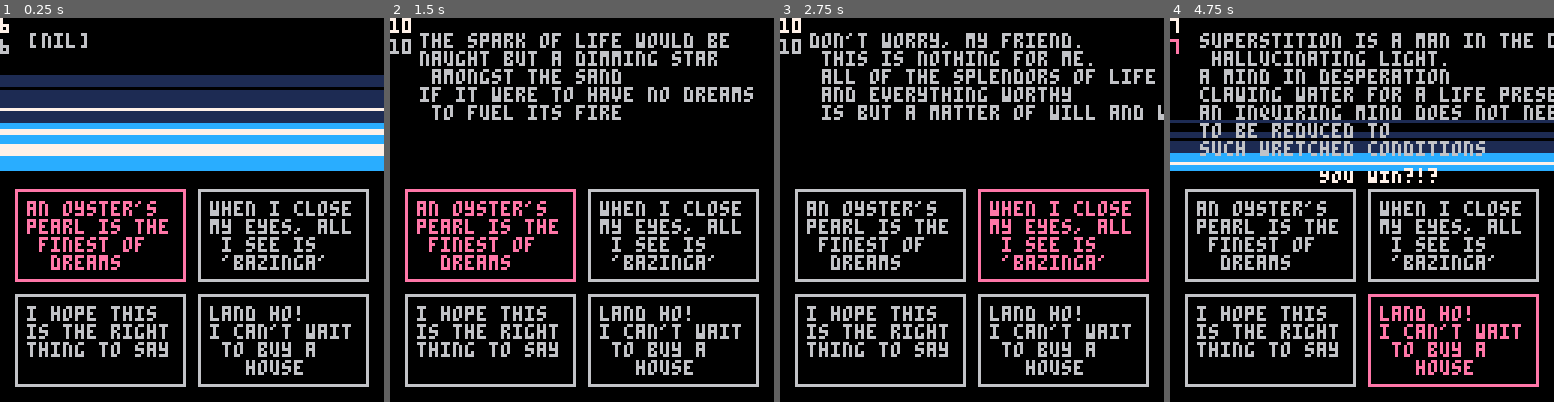
Above: before the commit, frames 1-4 (left to right).
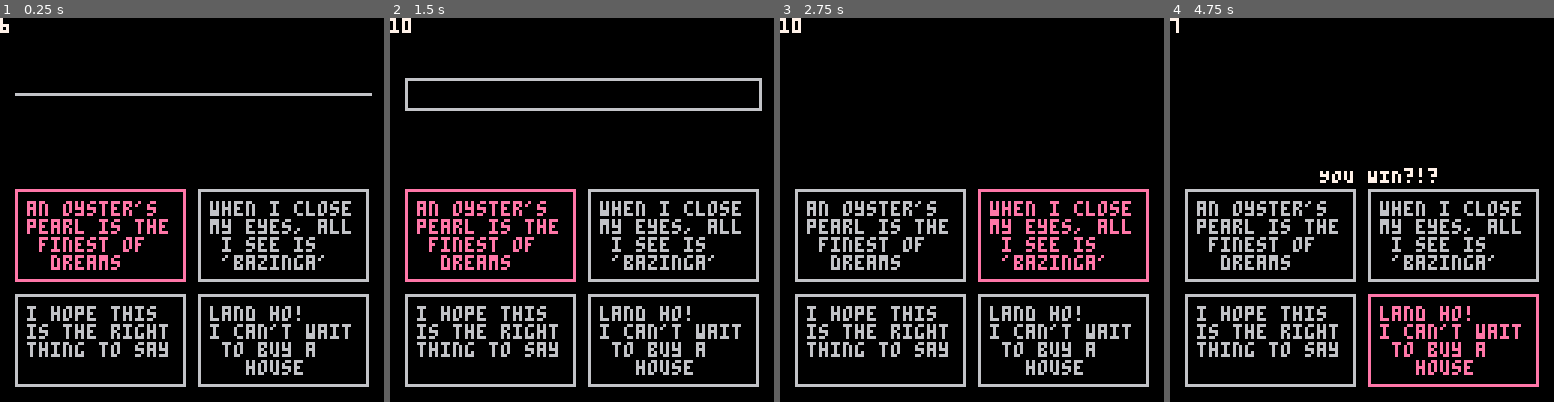
Above: after the commit, the same moments.

Repository: eschmiel/LD49
Game: PICO-8 cartridge ld49.p8
Two runs of this game, one before a commit and one after it. Both use one fixed random seed, a clock stepped at 60 frames per second and the inputs below.
Inputs:
- Up to frame 1 (0.25 s): no input
- Up to frame 2 (1.5 s): tap O (Z key) at 0.7 s
- Up to frame 3 (2.75 s): hold Right 1.6-2.1 s; tap O (Z key) at 1.7, 2.1, 2.5 s; hold Up 2.15-2.42 s; hold Right from 2.47 s (still down)
- Up to frame 4 (4.75 s): tap O (Z key) every 0.4 s from 2.9 to 4.5 s; release Right at 3.03 s; hold Left 3.08-3.58 s; hold Down 3.63-3.97 s; hold Right 4.02-4.68 s; hold Up from 4.73 s (still down)

The runs differ from the first frame. In frame 1, 25% of the frame differs, in the area x 0-100%, y 3-40%; in frame 2, 6.6%; in frame 3, 6.0%; in frame 4, 17%.

Commit message:
added expanding and collapsing text boxes

Diff:
--- a/atmosphere.lua
+++ b/atmosphere.lua
@@ -28,7 +28,9 @@
     line(0, 30, 128, 30, 7)
     line(0, 23, 128, 23, 0) -- black line
 
-    generate_stars(5)
+
+
+    draw_stars(stars)
 end
 
 draw_atmosphere[7] = function(stars)
@@ -64,7 +66,7 @@
     draw_stars(stars)
 end
 
-function generate_stars(number_of_stars)
+function add_stars(number_of_stars)
     stars = {}
     for x=1, number_of_stars do
         new_star = {ceil(rnd(127)), ceil(rnd(49))}
@@ -76,7 +78,9 @@
 function draw_stars(stars)
     for x=1, #stars do
         pset(stars[x][1], stars[x][2], 7)
+
     end
+
 end
 
 
--- a/controls.lua
+++ b/controls.lua
@@ -19,5 +19,7 @@
         end
         cosmic_force.new_prompt()
         current_turn += 1
+
+        musing = false
     end
 end
--- a/cosmic_force.lua
+++ b/cosmic_force.lua
@@ -41,12 +41,14 @@
 
     cosmic_force.create_stars = function()
 
-        number_of_stars = 5 * (cosmic_force.engagement -10)
+        --number_of_stars = 5 * (cosmic_force.engagement - 10)
+        new_stars = add_stars(20)
 
-        cosmic_force.stars = generate_stars(number_of_stars)
+        for star in all(new_stars) do
+            add(cosmic_force.stars, star)
+        end
+
     end
-
-    cosmic_force.create_stars()
 
 
     return cosmic_force
@@ -64,8 +66,17 @@
 function force_muses()
     --print("there is such vigor\n in the world. \nroaring, biting, stinging, \nfeasting, fornicating. \na bear's belly of wobbling\n swollen succulence. \ni am such a glutton for life.", 5, 10)
     --print("have you ever labored in\n futility? to work so \nhard towards an impossible \n goal? was it worth it?", 10, 20)
-    print(content_prompts[cosmic_force.prompt], 10, 5, 6)
-    --print('engagement: '..cosmic_force.engagement, 10, 40, 0)
+
+    if (expand_cosmic_voice_box()) then
+        if cosmic_force.engagement < 0 then print(aggressive_prompts[cosmic_force.prompt], 10, 8, 6)
+        else print(content_prompts[cosmic_force.prompt], 10, 8, 6)
+        end
+    end
+        --print('engagement: '..cosmic_force.engagement, 10, 40, 0)
+end
+
+function end_muse()
+    collapse_cosmic_voice_box(5, 50)
 end
 
 function display_force_status(force)
--- /dev/null
+++ b/game_screen.lua
@@ -0,0 +1,77 @@
+game_animation_orchestrator = {}
+
+game_animation_orchestrator.expand_timer = 1
+game_animation_orchestrator.collapse_timer = 1
+
+
+function draw_textbox()
+    rect(5, 5, 123, 45, 6)
+    rectfill(7, 7, 121, 43, 5)
+end
+
+function expand_cosmic_voice_box()
+    blink_que = 15
+    expand_que = 45
+    expand_time = expand_que - blink_que
+
+    starting_top = 25
+    ending_top = 5
+    starting_bottom = 25
+    ending_bottom = 50
+
+    if(game_animation_orchestrator.expand_timer == expand_que) then
+        rect(5, ending_top, 123, ending_bottom, 6)
+        return true
+    end
+
+    if game_animation_orchestrator.expand_timer <= blink_que then
+        if (game_animation_orchestrator.expand_timer%5 != 0) rectfill(5, 25, 123, 25, 6)
+    elseif game_animation_orchestrator.expand_timer <= expand_que then
+        box_top = starting_top - (((abs(starting_top - ending_top))/expand_time) * (game_animation_orchestrator.expand_timer - blink_que))
+        box_bottom = starting_bottom + (((abs(starting_bottom - ending_bottom))/expand_time) * (game_animation_orchestrator.expand_timer - blink_que))
+        rect(5, box_top, 123, box_bottom, 6)
+    end
+
+    increment_expand_timer()
+    return false
+end
+
+function collapse_cosmic_voice_box(starting_top, starting_bottom)
+    collapse_que = 30
+    blink_que = 45
+
+    ending_top = 25
+    ending_bottom = 25
+
+    if(game_animation_orchestrator.collapse_timer <= blink_que) then
+
+        if game_animation_orchestrator.collapse_timer > collapse_que then
+            if (game_animation_orchestrator.collapse_timer%5 != 0) rectfill(5, ending_top, 123, ending_bottom, 6)
+        elseif game_animation_orchestrator.collapse_timer <= collapse_que then
+            box_top = starting_top + (((abs(starting_top - ending_top))/collapse_que) * game_animation_orchestrator.collapse_timer)
+            box_bottom = starting_bottom - ((abs(starting_bottom - ending_bottom)/collapse_que) * game_animation_orchestrator.collapse_timer)
+            rect(5, box_top, 123, box_bottom, 6)
+        end
+
+        increment_collapse_timer()
+        return false
+    end
+
+    return true
+end
+
+function increment_expand_timer()
+    game_animation_orchestrator.expand_timer += 1
+end
+
+function increment_collapse_timer()
+    game_animation_orchestrator.collapse_timer += 1
+end
+
+function reset_expand_timer()
+    game_animation_orchestrator.expand_timer = 1
+end
+
+function reset_collapse_timer()
+    game_animation_orchestrator.collapse_timer = 1
+end
--- a/ld49.p8
+++ b/ld49.p8
@@ -26,6 +26,8 @@
 
 	aggressive_prompts = get_aggressive_prompts()
 	content_prompts = get_content_prompts()
+
+	musing = true
 end
 
 function _update()
@@ -42,14 +44,17 @@
  draw_text_option(option2)
  draw_text_option(option3)
  draw_text_option(option4)
-print(ceil((cosmic_force.engagement + 11) / 2), 0, 7)
+
 danger_level = ceil((cosmic_force.engagement + 11) / 2), 0, 7
 if (danger_level > 11) danger_level = 11
 if(danger_level < 1 ) danger_level = 1
- draw_atmosphere[danger_level](cosmic_force.stars)
+ --expand_cosmic_voice_box()
+ --draw_textbox()
+ --draw_atmosphere[danger_level](cosmic_force.stars)
  print(danger_level, 0, 0, 7)
+ --print('cosmo stars '..#cosmic_force.stars, 20, 20, 7)
  --display_force_status(cosmic_force)
-force_muses()
+if(musing) force_muses() else end_muse()
 
 
 --print('turn: '..current_turn..' win at: 10', 1, 1, 7)
@@ -76,6 +81,7 @@
 #include controls.lua
 #include cosmic_force_prompts.lua
 #include atmosphere.lua
+#include game_screen.lua
 
 __gfx__
 00000000000000000000000000000000000000000000000000000000000000000000000000000000000000000000000000000000000000000000000000000000
